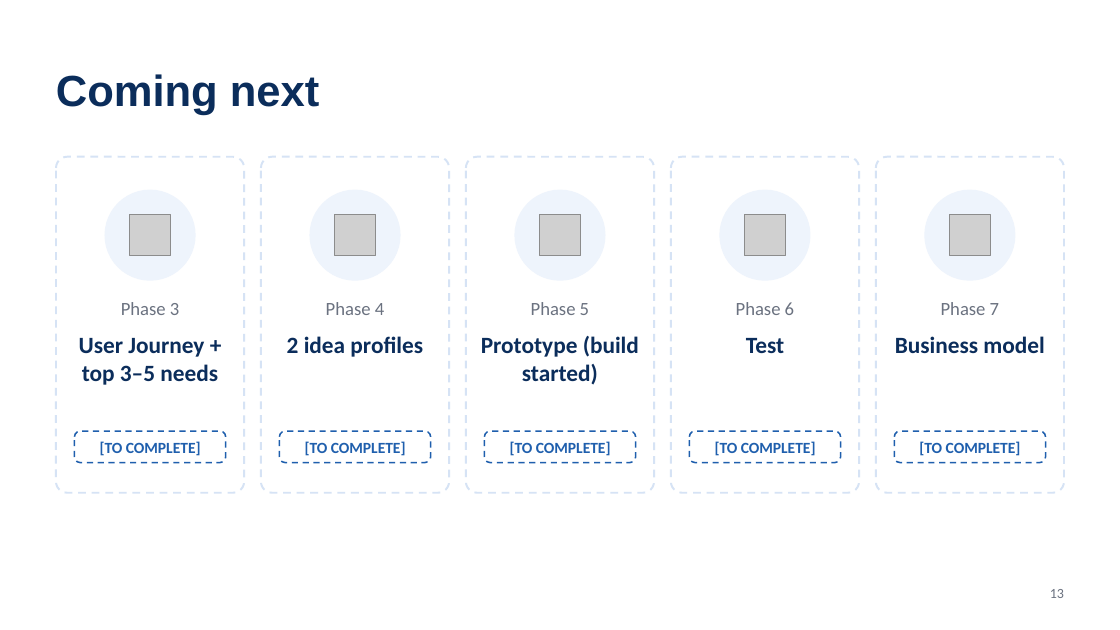
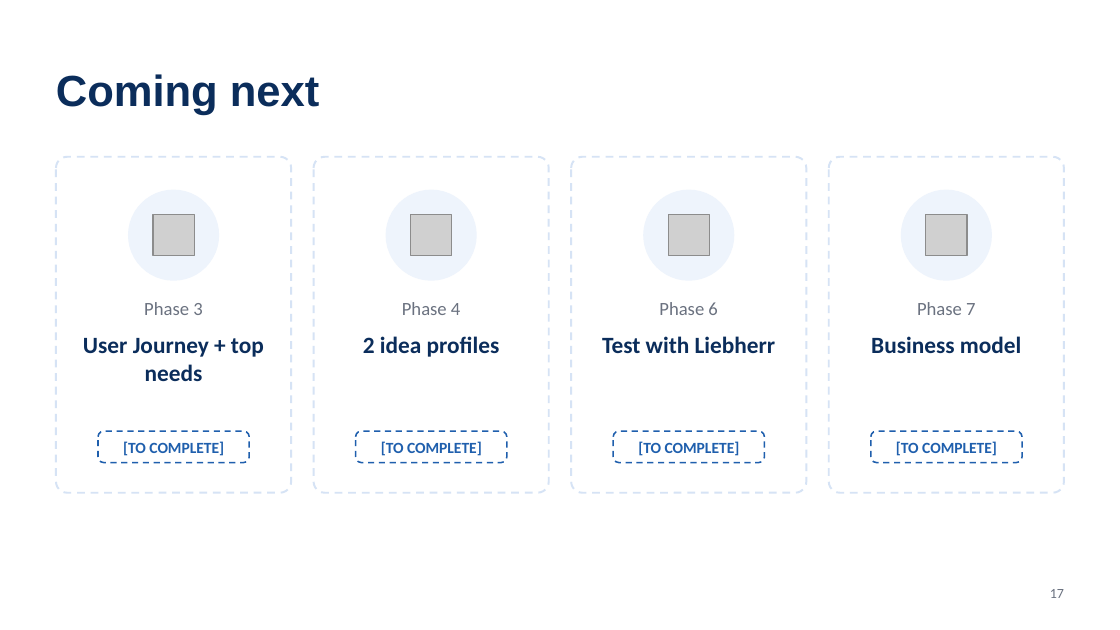
Before and after one commit to niv1999/liebherr-hackathon-2026, a slide deck: slide 17 of Liebherr5_DesignThinking_Journey.pptx (slide 13 before the commit). Drawn at 1120x630 pixels with LibreOffice and Linux fonts; fonts in the diff are those of the drawing; grey boxes stand for pictures. Boxes give left, top, right and bottom in pixels: in the first picture for what was removed or moved away, otherwise in the second. Text is boxed around its words. In the diff, an @@ line names an element or a change of style, - is before the commit and + after.

```diff
--- a/Liebherr5_DesignThinking_Journey.pptx
+++ b/Liebherr5_DesignThinking_Journey.pptx
@@ rounded rectangle: place and size @@
-rounded rectangle at (56, 157, 244, 493)
+rounded rectangle at (56, 157, 291, 493)
@@ rounded rectangle: place and size @@
-rounded rectangle at (261, 157, 449, 493)
+rounded rectangle at (314, 157, 549, 493)
@@ rounded rectangle: place and size @@
-rounded rectangle at (466, 157, 654, 493)
+rounded rectangle at (571, 157, 806, 493)
@@ proportions changed in 4 elements at (56, 157, 291, 493), (314, 157, 549, 493), (571, 157, 806, 493), (829, 157, 1064, 493) @@
@@ rounded rectangle: place and size @@
-rounded rectangle at (671, 157, 859, 493)
+rounded rectangle at (829, 157, 1064, 493)
@@ rounded rectangle removed at (876, 157, 1064, 493) @@
@@ 1 picture, 1 text, 1 rounded rectangle, 1 ellipse: place and size @@
-1 picture, 1 text, 1 rounded rectangle, 1 ellipse at (280, 190, 431, 463)
+1 picture, 1 text, 1 rounded rectangle, 1 ellipse at (355, 190, 506, 463)
@@ 1 text, 1 rounded rectangle, 1 ellipse: place and size @@
-1 text, 1 rounded rectangle, 1 ellipse at (485, 190, 636, 463)
+1 text, 1 rounded rectangle, 1 ellipse at (613, 190, 764, 463)
@@ ellipse removed at (925, 190, 1015, 280) @@
@@ picture removed at (540, 215, 581, 256) @@
@@ picture: place and size @@
-picture at (745, 215, 786, 256)
+picture at (669, 215, 710, 256)
@@ picture: place and size @@
-picture at (950, 215, 991, 256)
+picture at (926, 215, 968, 256)
@@ text "Phase 3": place and size @@
-text "Phase 3" at (121, 302, 179, 315)
+text "Phase 3" at (144, 302, 202, 315)
@@ text "Phase 4": place and size @@
-text "Phase 4" at (326, 302, 384, 315)
+text "Phase 4" at (402, 302, 460, 315)
@@ text "Phase 6": place and size @@
-text "Phase 6" at (736, 302, 794, 315)
+text "Phase 6" at (659, 302, 717, 315)
@@ text "Phase 7": place and size @@
-text "Phase 7" at (941, 302, 999, 315)
+text "Phase 7" at (917, 302, 975, 315)
@@ text removed at (531, 302, 589, 315) @@
-Phase 5
@@ text at (83, 338, 264, 381): text changed @@
-User Journey + top 3–5 needs
+User Journey + top needs
@@ text "2 idea profiles": place and size @@
-text "2 idea profiles" at (287, 336, 423, 357)
+text "2 idea profiles" at (363, 336, 500, 357)
@@ text removed at (481, 336, 639, 385) @@
-Prototype (build started)
@@ text at (602, 336, 776, 353): text changed @@
-Test
+Test with Liebherr
@@ text "Business model": place and size @@
-text "Business model" at (895, 336, 1044, 353)
+text "Business model" at (871, 336, 1021, 353)
@@ 1 picture, 1 text, 1 ellipse, 1 rounded rectangle: place and size @@
-1 picture, 1 text, 1 ellipse, 1 rounded rectangle at (75, 190, 226, 463)
+1 picture, 1 text, 1 ellipse, 1 rounded rectangle at (99, 190, 250, 463)
@@ 1 text, 1 ellipse, 1 rounded rectangle: place and size @@
-1 text, 1 ellipse, 1 rounded rectangle at (690, 190, 841, 463)
+1 text, 1 ellipse, 1 rounded rectangle at (871, 190, 1023, 463)
@@ rounded rectangle removed at (895, 431, 1046, 463) @@
@@ text removed at (919, 441, 1021, 456) @@
-[TO COMPLETE]
@@ text at (1050, 589, 1064, 598): text changed @@
-13
+17
```
Also in this commit, not shown: 1 other slide changed, 4 slides added, 1 other file.
